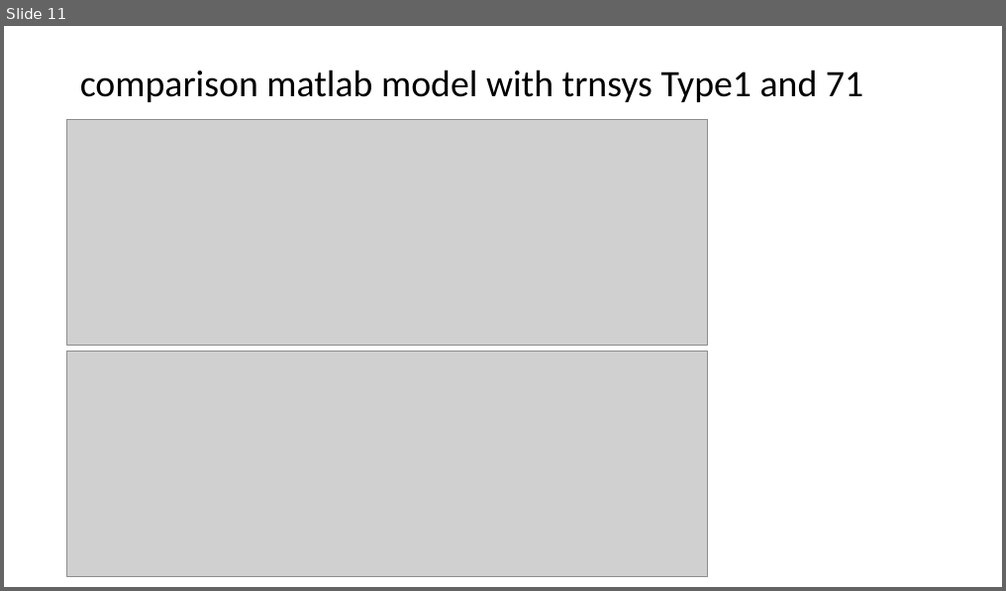
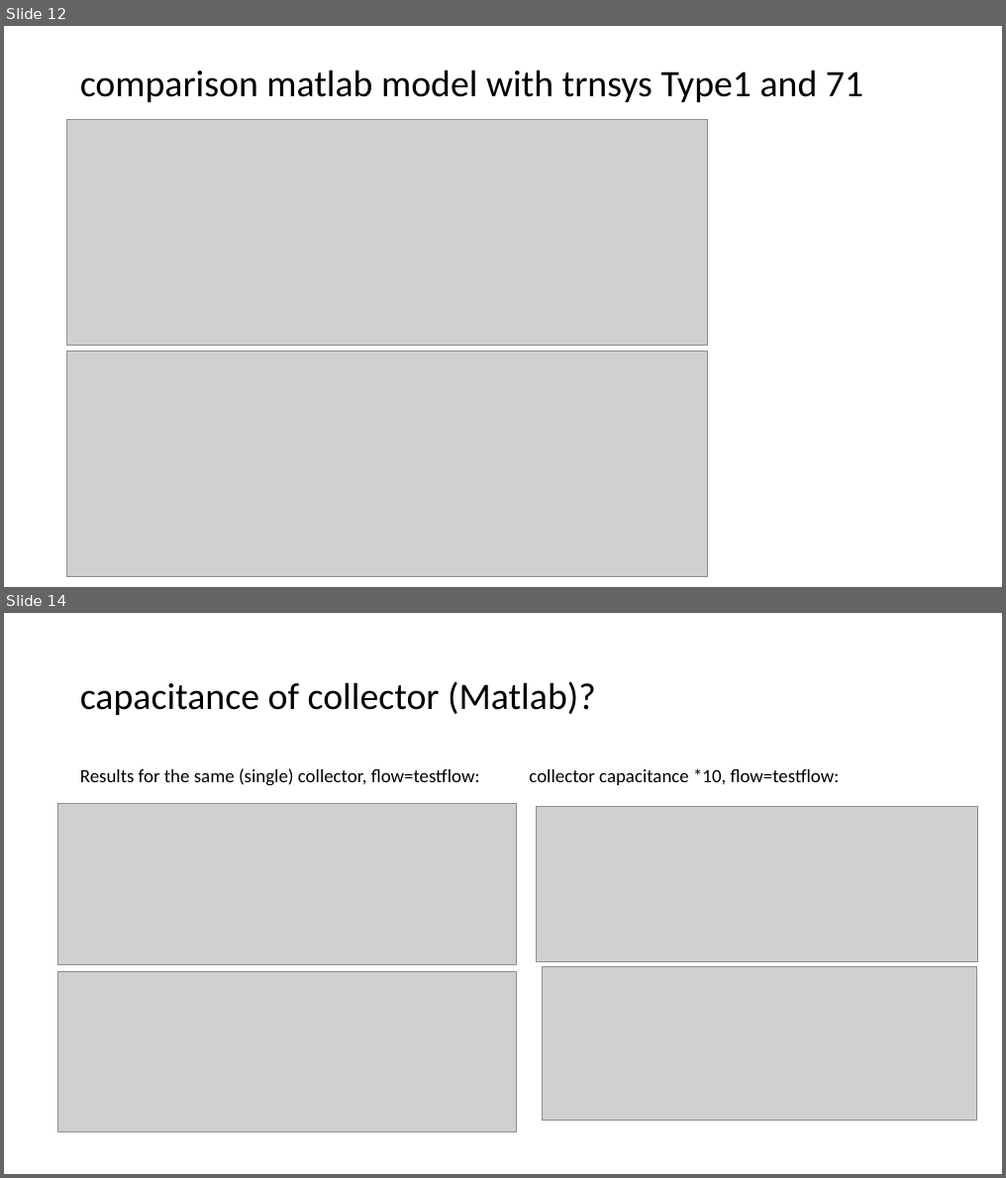
Before and after one commit to MargotDePauw/TETRA-warmtenetten, a slide deck: model zonnecollector/achtergrond/Solar collector.pptx. Shown one above the other, each under a label of ours: slide 11 before the commit, slides 12 and 14 after it; the slides between them are not shown. The pictures are 1006x591 and 1006x1178 pixels, drawn with LibreOffice and Linux fonts; fonts in the diff are those of the drawing; grey boxes stand for pictures. Boxes give left, top, right and bottom in pixels: in the first picture for what was removed or moved away, otherwise in the second. Text is boxed around its words. In the diff, an @@ line names an element or a change of style, - is before the commit and + after.

```diff
--- a/model zonnecollector/achtergrond/Solar collector.pptx
+++ b/model zonnecollector/achtergrond/Solar collector.pptx
@@ slide 14 added at bbox=[4, 613, 1002, 1174], background #FFFFFF @@
@@ title added at bbox=[80, 681, 596, 715], 36 pt, text #000000 @@
+capacitance of collector (Matlab)?
@@ text added at bbox=[80, 768, 840, 786], 18 pt, text #000000 @@
+Results for the same (single) collector, flow=testflow: collector capacitance *10, flow=testflow:
@@ picture added at bbox=[57, 804, 516, 964] @@
@@ picture added at bbox=[537, 807, 977, 962] @@
@@ picture added at bbox=[543, 967, 978, 1121] @@
@@ picture added at bbox=[57, 971, 516, 1133] @@
@@ what was slide 11 is now slide 12 @@
```
Also in this commit, not shown: 2 slides changed, 5 other slides added, 1 slide removed, 2 other files.
